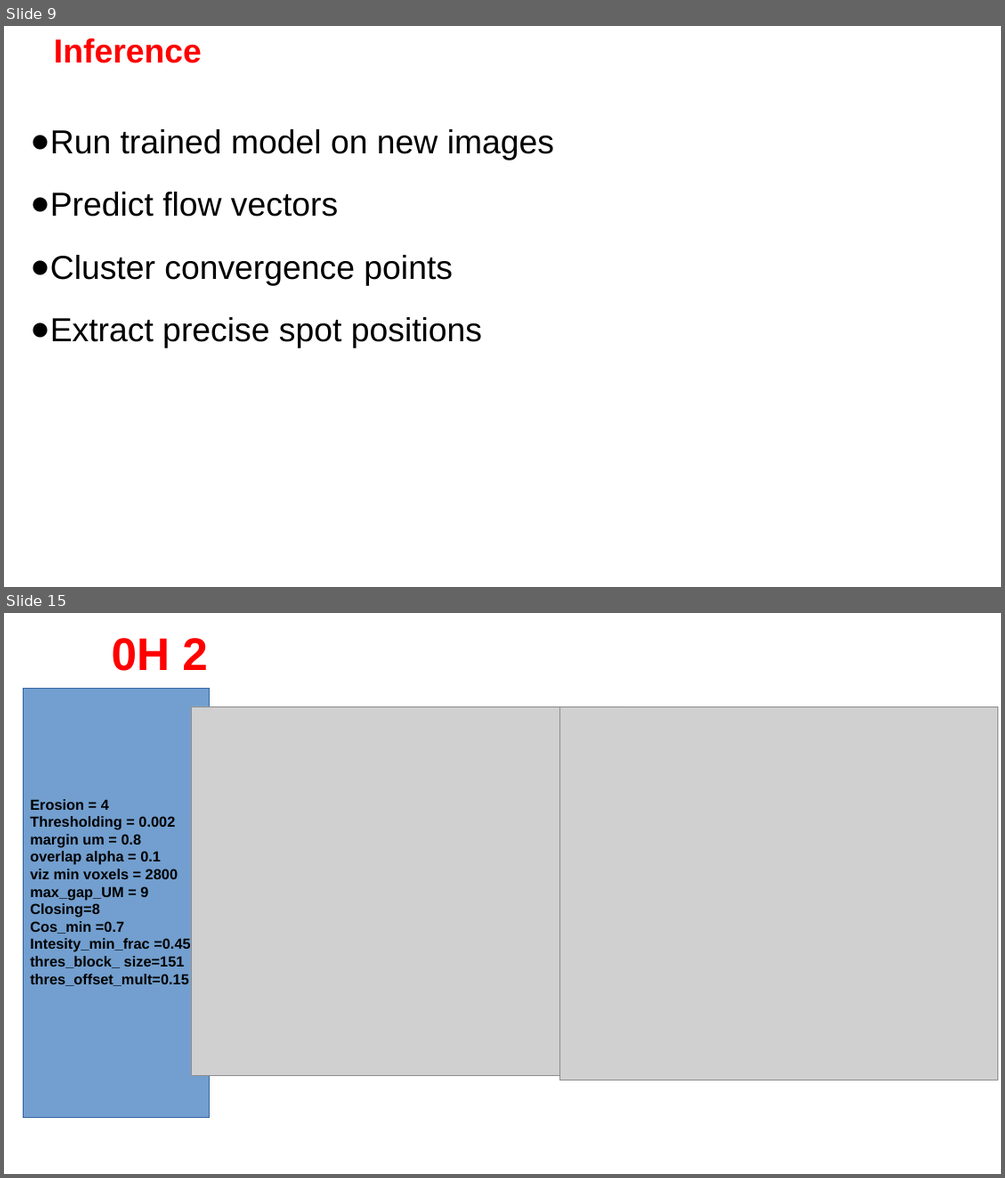
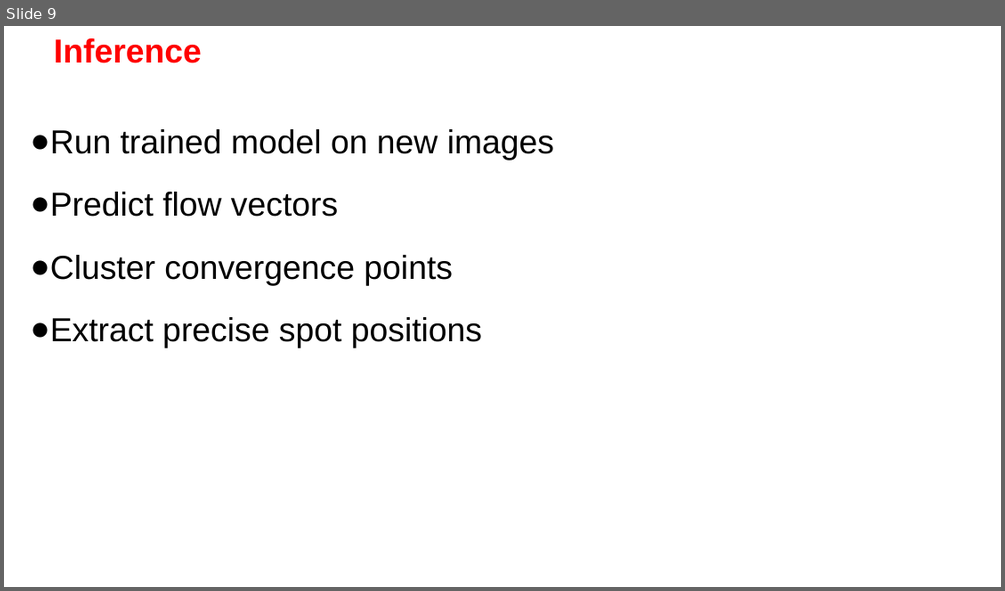
Before and after one commit to Nahuel88Ar/Lysosomes, a slide deck: SPOTIFLOW.pptx. Shown one above the other, each under a label of ours: slides 9 and 15 before the commit, slide 9 after it; the slides between them are not shown. The pictures are 1005x1178 and 1005x591 pixels, drawn with LibreOffice and Linux fonts; fonts in the diff are those of the drawing; grey boxes stand for pictures; background and template pictures are left out. Boxes give left, top, right and bottom in pixels: in the first picture for what was removed or moved away, otherwise in the second. Text is boxed around its words. In the diff, an @@ line names an element or a change of style, - is before the commit and + after.

```diff
--- a/SPOTIFLOW.pptx
+++ b/SPOTIFLOW.pptx
@@ slide 15 removed at <box>4,613,1001,1174</box>, background picture (left out) @@
@@ title removed at <box>112,638,208,671</box> @@
-0H 2
@@ rectangle removed at <box>23,688,210,1117</box> @@
-Erosion = 4
-Thresholding = 0.002
-margin um = 0.8
-overlap alpha = 0.1
-viz min voxels = 2800
-max_gap_UM = 9
-Closing=8
-Cos_min =0.7
-Intesity_min_frac =0.45
-thres_block_ size=151
-thres_offset_mult=0.15
@@ picture removed at <box>191,706,624,1076</box> @@
@@ picture removed at <box>559,706,998,1080</box> @@
```
Also in this commit, not shown: 1 slide changed, 10 slides added, 6 other slides removed.
